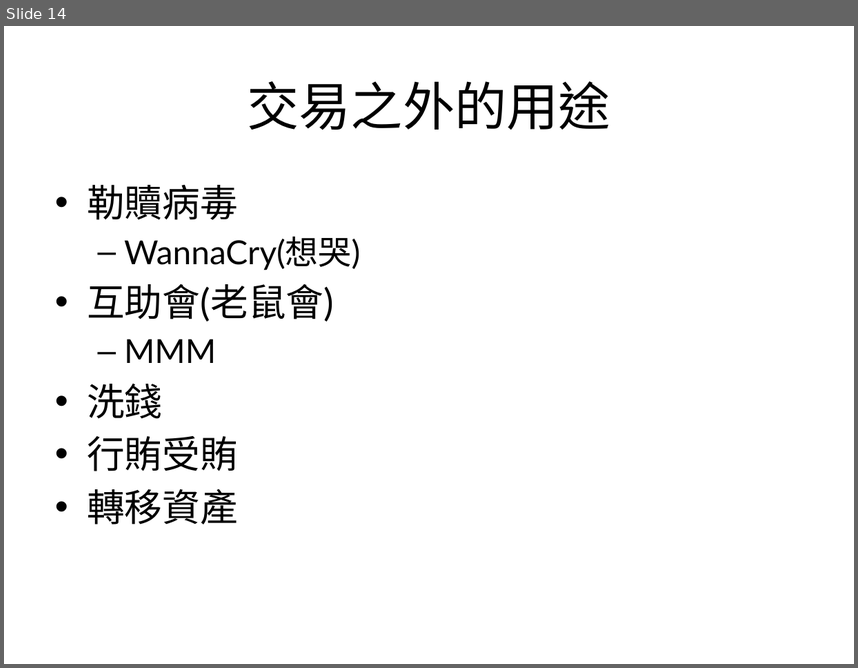
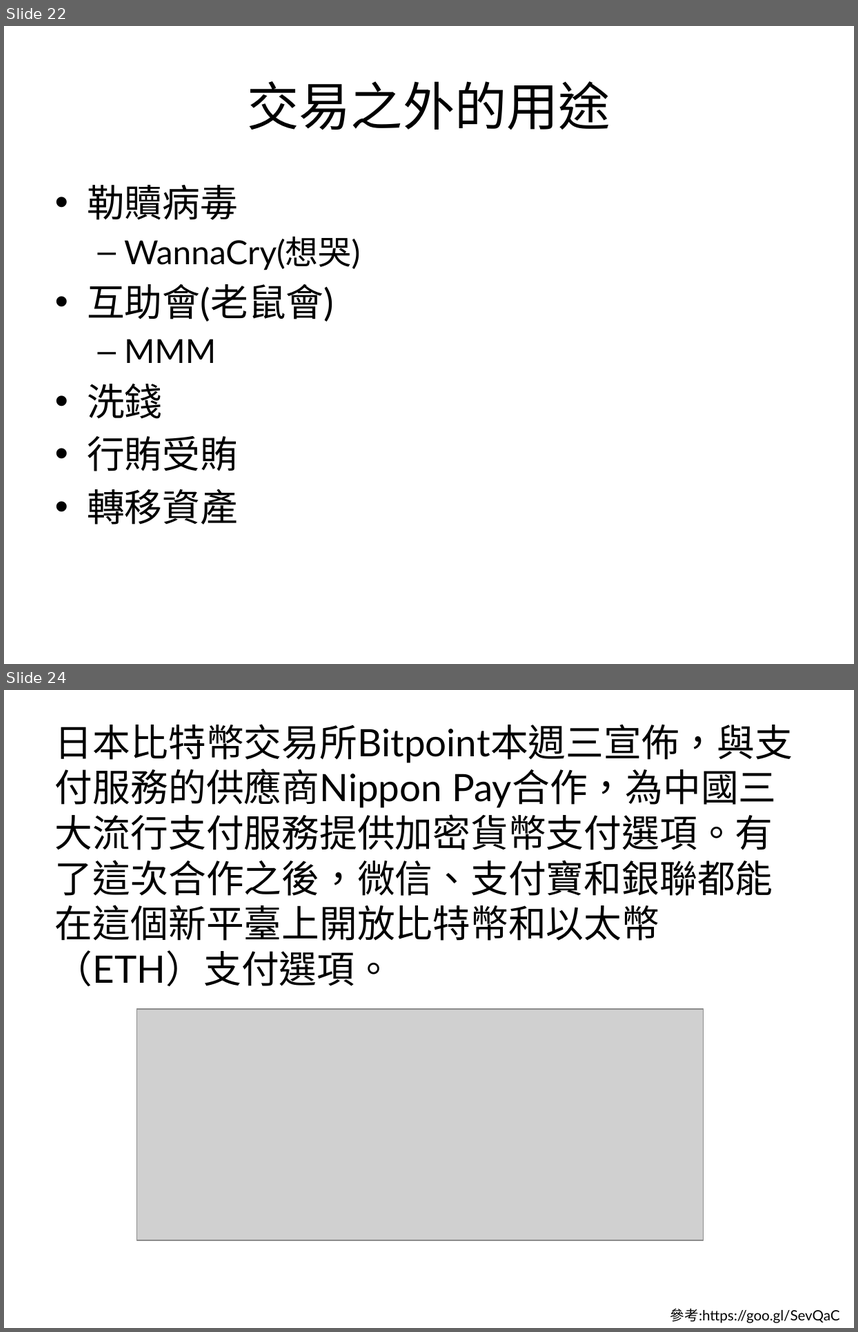
Before and after one commit to bailantaotao/bitcoin-speech, a slide deck: bitcoin.pptx. Shown one above the other, each under a label of ours: slide 14 before the commit, slides 22 and 24 after it; the slides between them are not shown. The pictures are 858x668 and 858x1332 pixels, drawn with LibreOffice and Linux fonts; fonts in the diff are those of the drawing; grey boxes stand for pictures. Boxes give left, top, right and bottom in pixels: in the first picture for what was removed or moved away, otherwise in the second. Text is boxed around its words. In the diff, an @@ line names an element or a change of style, - is before the commit and + after.

```diff
--- a/bitcoin.pptx
+++ b/bitcoin.pptx
@@ slide 24 added at (4, 690, 854, 1328), background #FFFFFF @@
@@ text added at (55, 724, 793, 986), 32 pt, text #000000 @@
+日本比特幣交易所Bitpoint本週三宣佈，與支付服務的供應商Nippon Pay合作，為中國三大流行支付服務提供加密貨幣支付選項。有了這次合作之後，微信、支付寶和銀聯都能在這個新平臺上開放比特幣和以太幣（ETH）支付選項。
@@ picture added at (136, 1009, 704, 1240) @@
@@ text added at (671, 1308, 840, 1323), 12 pt, text #000000 @@
+參考:https://goo.gl/SevQaC
@@ what was slide 14 is now slide 22 @@
```
Also in this commit, not shown: 4 slides changed, 13 other slides added, 4 slides removed.
